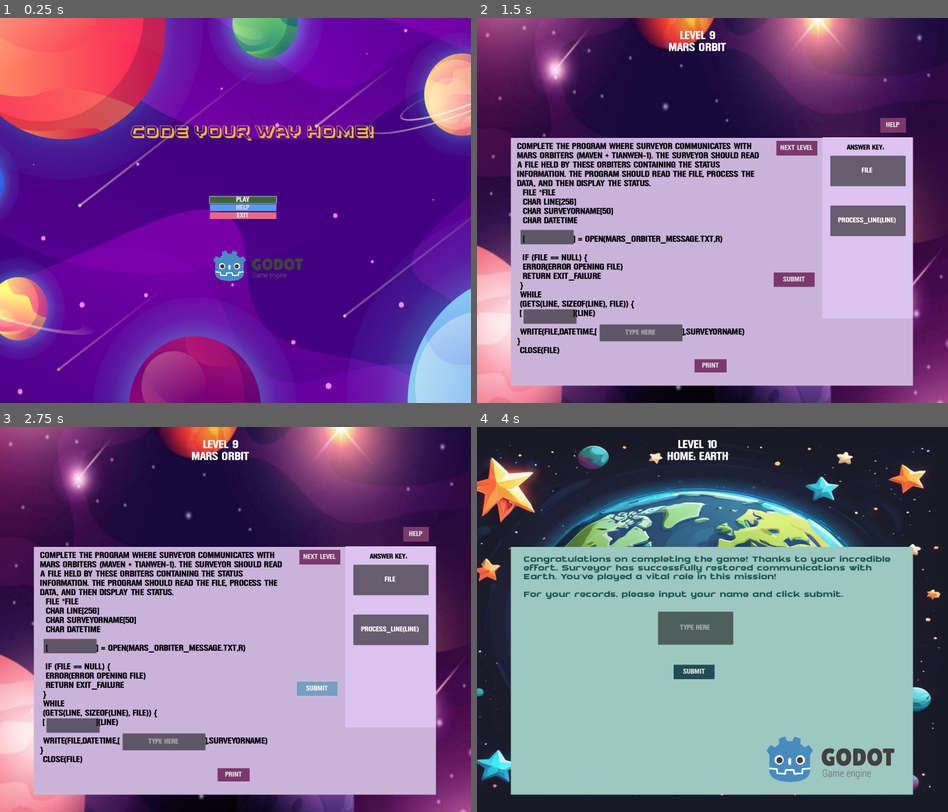
Above: before the commit, frames 1-4 (two rows, left to right).
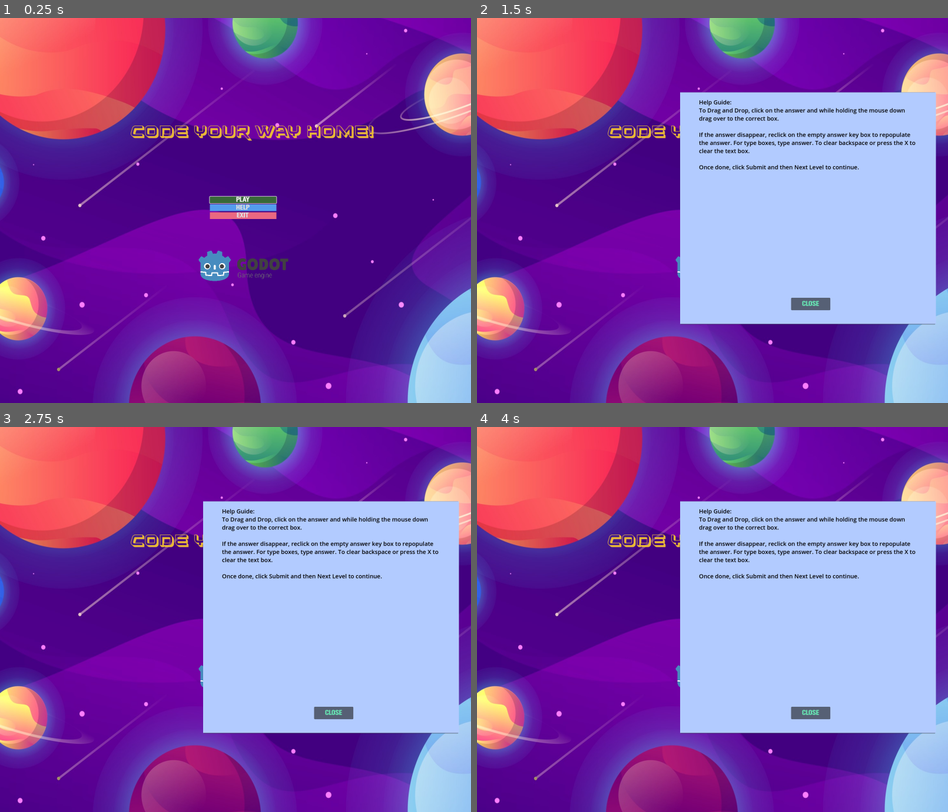
Above: after the commit, the same moments.

Repository: amenaly/SeniorProjectGame
Game: Godot game, scene res://menu.tscn
Same seed, same stepped clock (60 frames per second), same inputs: the game is played once before the commit and once after it.
Inputs (mouse positions are in pixels of both pictures, inside the frame that each line leads up to):
- Up to frame 1 (0.25 s): no input
- Up to frame 2 (1.5 s): click "Help" at 0.5 s; click "Play" at 1.25 s
- Up to frame 3 (2.75 s): click (315, 688) at 2 s, where only the run before the commit has a clickable "Submit"
- Up to frame 4 (4 s): click (721, 607) at 2.75 s, where only the run after the commit has a clickable "Play"; click (797, 557) at 3.5 s, where only the run before the commit has a clickable "Next Level"

The runs differ from the first frame. In frame 1, 0.8% of the frame differs, in the area x 42-65%, y 60-69%; in frame 2, 100%, in the area x 0-100%, y 0-100%; in frame 3, 100%; in frame 4, 100%.

Commit message:
Levels Update
Update to JSON files and formatting. Update to box locations.

Diff:
--- a/JsonFiles/Level10.json
+++ b/JsonFiles/Level10.json
@@ -2,19 +2,21 @@
   "questions": [
 	{
 	  "sentence": "Complete the program where Surveyor stores Earth coordinates using pointers and prints out the direction to point towards Earth.
+
 		int main()
 		double earthLatitude, earthLongitude
 		double ptrLatitude, ptrLongitude
 
-		ptrLatitude = [       ]
-		ptrLongitude = earthLongitude
+		   ptrLatitude =
+		   ptrLongitude = earthLongitude
 
-	ptrLatitude = 34°
-		ptrLongitude = 180°
+		   ptrLatitude = 34°
+		   ptrLongitude = 180°
 
 	PRINT(Earth Coordinates:)
-		PRINT(Latitude:,ptrLatitude)
-		PRINT(Longitude:,[       ])
+	PRINT(Latitude:,ptrLatitude)
+
+	PRINT(Longitude:,       )
 	PRINT(Direction to point towards Earth: Straight ahead)
 
 	return 0",
--- a/JsonFiles/Level11.json
+++ b/JsonFiles/Level11.json
@@ -2,6 +2,7 @@
   "questions": [
 	{
 	  "sentence": "Complete the program where Surveyor communicates with Mars orbiters (Maven + Tianwen-1). The Surveyor should read a file held by these orbiters containing the status  information. The program should read the file, process the data, and then display the status.
+
 	  FILE *file
 	  char line[256]
 	  char SurveyorName[50]
@@ -9,16 +10,16 @@
 
 	  [      ] = OPEN(mars_orbiter_message.txt,r)
 
-	  if (file == NULL) {
-	  error(Error opening file)
-	  return EXIT_FAILURE
- }
-	 while
-	 (GETS(line, sizeof(line), file)) {
-	 [       ](line)
+	  IF file == NULL
+	  	   ERROR(Error opening file)
+	  	   RETURN EXIT_FAILURE
+
+	  WHILE
+	  	   (GETS(line, sizeof(line), file))
+	  	   [        ](line)
 
 	 WRITE(file,datetime,[        ],SurveyorName)
-}
+
 	 CLOSE(file)",
 	  "answers":["FILE","process_line(line)"]
 	}
--- a/JsonFiles/Level7.json
+++ b/JsonFiles/Level7.json
@@ -9,13 +9,13 @@
 	  PRINT(Enter the names of 5 objects:)
 
 	  FOR i = 0 to 4 by 1
-	   PRINT(Enter name of objects [i+1]: )
-	   GET        , objects[i]
+		   PRINT(Enter name of objects [i+1]: )
+		   GET        , objects[i]
 
 
 	  PRINT(Names of object entered)
 	  FOR i = 0 to 4 by 1
-	   PRINT
+		   PRINT
 	  ",
 	  "answers": ["objects[i]", "-"]
 	}
--- a/JsonFiles/Question2.json
+++ b/JsonFiles/Question2.json
@@ -12,17 +12,17 @@
 
 		double distanceFromEarth;
 
-		satellite_Name =
-		years_Travel   =  15
-		distanceFromEarth = 3.17
+		   satellite_Name =
+		   years_Travel   =  15
+		   distanceFromEarth = 3.17
 
-		printf(Satellite:, satellite_Name)
+		PRINT Satellite:, satellite_Name
 
 
 
-		printf(Distance from Earth:, distanceFromEarth,billion mi)",
+		PRINT(Distance from Earth:, distanceFromEarth,billion mi)",
 
-	  "answers": ["int", "Surveyor", "printf(Years in Space, years_Travel)"]
+	  "answers": ["int", "Surveyor", "PRINT Years in Space, years_Travel"]
 			}
   ]
 }
--- a/JsonFiles/Question2b.json
+++ b/JsonFiles/Question2b.json
@@ -8,13 +8,13 @@
 		   distance_totravelEarth  = 3.17 billion mi *To Earth
 		   distance_left = [      ]  - distance_totravelEarth
 
-		   printf(Distance between Surveyor and Earth: distance_left_to_travel)
+		   PRINT(Distance between Surveyor and Earth: distance_left_to_travel)
 
 		   #Calculate Satellite Distance forumla time = distance/speed of light
 		   speed_of_light = 186000 miles per second
 		   time_to_reach_earth = [       ] * 16000 seconds /   [        ]
 
-		   printf(Time for Signal Reach Earth: [         ] seconds)
+		   PRINT(Time for Signal Reach Earth: [         ] seconds)
 
 		   ",
 	  "answers": ["distance_left", "speed_of_light", "time_to_reach_earth", "distance_orbit"]
--- a/JsonFiles/Question3.json
+++ b/JsonFiles/Question3.json
@@ -9,15 +9,15 @@
 		   char  variable3
 
 
-		   printf(Enter number:)
-		   GET([        ],variable1 )
+		   PRINT(Enter number:)
+		   GET[        ],variable1
 
 
-		   print(Enter Float:)
-		   [      ]([         ],variable2)
+		   PRINT(Enter Float:)
+		   [      ] [        ],variable2
 
-		   printf(Enter Char)
-		   GET([        ],[       ])
+		   PRINT(Enter Char)
+		   GET[        ],[       ]
 		   ",
 
 	  "answers": ["variable3","GET()","-"]
--- a/JsonFiles/Question4.json
+++ b/JsonFiles/Question4.json
@@ -6,24 +6,25 @@
 		  char satelliteStatus
 		  int active
 
-		  PRINT(Enter the satellite's status (A for Active, I for Inactive)
-		  GET([       ], &satelliteStatus)
+		 PRINT(Enter the satellite's status (A for Active, I for Inactive)
+		  GET [       ], &satelliteStatus
 
 		SWITCH [      ]
-				CASE 'A':
-					PRINT(Satellite is active and operational)
-					SET active = 1
-					BREAK
-				CASE 'I':
-					PRINT(Satellite is inactive. Rebooting...)
-					SET active = 0
-					BREAK
-				DEFAULT:
-					[     ](Satellite not in range. Please get closer!)
-					SET active = 0
-					BREAK",
+			 CASE A:
+				   PRINT(Satellite is active and operational)
+					   SET active = 1
+					   BREAK
+			 [       ]
+				   PRINT(Satellite is inactive. Rebooting...)
+					   SET active = 0
+					   BREAK
+			 DEFAULT:
 
-	  "answers": ["-","satelliteStatus","PRINT"]
+				   [      ](Satellite not in range. Please get closer!)
+					   SET active = 0
+					   BREAK",
+
+	  "answers": ["PRINT","Case I:","satelliteStatus"]
 	}
   ]
 }
--- a/JsonFiles/Question5.json
+++ b/JsonFiles/Question5.json
@@ -5,17 +5,18 @@
 
 		  char satelliteStatus = A
 
-		  PRINT(Enter the satellite's status (A for Active, I for Inactive)
-		  GET([       ], &satelliteStatus)
+		 PRINT(Enter the satellite's status (A for Active, I for Inactive)
+		  GET[       ], &satelliteStatus
 
-		  IF(satelliteStatus == A)
-		  	PRINT(Satellite is active and operational! Communication Restore!)
+		  IF satelliteStatus == A
+		  	   PRINT(Satellite is active and operational!
+				   	   Communication Restore!)
 
-		  ELSE IF([       ] == I)
-			PRINT(Satellite is inactive, starting rebooting!)
+		  ELSE IF[       ] == I
+		  	   PRINT(Satellite is inactive, starting rebooting!)
 
 		  ELSE
-		   [       ](Satellite is NOT IN RANGE! Please get closer)",
+		  	   [       ](Satellite is NOT IN RANGE! Please get closer)",
 
 	  "answers": ["%c","satelliteStatus","PRINT"]
 	}
--- a/JsonFiles/Question6.json
+++ b/JsonFiles/Question6.json
@@ -4,28 +4,27 @@
 	  "sentence":"Form a function to check the Satellite Cassini status and manage operations.
 
 		[       ]satelliteStatus(status)
-			// satelliteStatus
+			// satelliteStatus CODE
 
 		FUNCTION manageSatellite
 		  WHILE TRUE
 			SET status = I
 
-			[     ]satelliteStatus(status)
+			[      ]satelliteStatus(status)
 			IF status == 'A' THEN
-					SET active = 1
+			  SET active = 1
 				ELSE
-					SET active = 0
+				   SET active = 0
 			  SET inRange = 1
-	   			 IF Active == 0 THEN
-					PRINT(Rebooting satellite...)
-				 SET status = 'A'
-				 IF inRange == 0 THEN
+			IF Active == 0
+			   PRINT Rebooting satellite...
+			   SET status = 'A'
+			IF inRange == 0
 
-		   		 [     ](Getting closer to the satellite...)
-				 SET inRange = 1
-
-			 IF active == 1 AND inRange == 1 THEN
-			PRINT(Satellite is active and in range)",
+			[      ]Getting closer to the satellite...
+			  SET inRange = 1
+			IF active == 1 AND inRange == 1 THEN
+			   PRINT Satellite is active and in range ",
 
 	  "answers": ["PRINT","CALL","FUNCTION"]
 	}
--- a/Level10.tscn
+++ b/Level10.tscn
@@ -95,17 +95,17 @@
 metadata/_edit_use_anchors_ = true
 
 [node name="Text1" parent="." instance=ExtResource("4_wntba")]
-offset_left = 338.0
+offset_left = 356.0
 offset_top = 684.0
-offset_right = 516.0
+offset_right = 534.0
 offset_bottom = 732.0
 metadata/_edit_use_anchors_ = true
 
 [node name="Text2" parent="." instance=ExtResource("4_wntba")]
-offset_left = 377.0
-offset_top = 983.0
-offset_right = 555.0
-offset_bottom = 1031.0
+offset_left = 366.0
+offset_top = 1008.0
+offset_right = 544.0
+offset_bottom = 1056.0
 metadata/_edit_use_anchors_ = true
 
 [node name="SubmitButton" type="Button" parent="."]
--- a/Level11.tscn
+++ b/Level11.tscn
@@ -102,18 +102,17 @@
 metadata/_edit_use_anchors_ = true
 
 [node name="Text2" parent="." instance=ExtResource("4_3q73h")]
-offset_left = 154.0
-offset_top = 739.0
-offset_right = 332.0
-offset_bottom = 787.0
+offset_left = 160.0
+offset_top = 771.0
+offset_right = 338.0
+offset_bottom = 819.0
 metadata/_edit_use_anchors_ = true
 
 [node name="Text3" parent="." instance=ExtResource("4_3q73h")]
-offset_left = 164.0
-offset_top = 1013.0
-offset_right = 342.0
-offset_bottom = 1061.0
-metadata/_edit_use_anchors_ = true
+offset_left = 198.0
+offset_top = 1039.0
+offset_right = 492.0
+offset_bottom = 1087.0
 
 [node name="SubmitButton" type="Button" parent="."]
 offset_left = 1021.0
@@ -163,9 +162,9 @@
 
 [node name="WriteInput" parent="." instance=ExtResource("5_rtxho")]
 offset_left = 426.0
-offset_top = 1065.0
+offset_top = 1089.0
 offset_right = 706.0
-offset_bottom = 1113.0
+offset_bottom = 1137.0
 
 [node name="errorlabel2" type="Label" parent="."]
 offset_left = 875.0
--- a/Level1_2.tscn
+++ b/Level1_2.tscn
@@ -118,7 +118,7 @@
 offset_left = 173.0
 offset_top = 779.0
 offset_right = 337.0
-offset_bottom = 915.0
+offset_bottom = 926.0
 
 [node name="LargeText2" parent="." instance=ExtResource("5_hb1y2")]
 offset_left = 174.0
@@ -131,7 +131,7 @@
 offset_top = 456.0
 offset_right = 1198.0
 offset_bottom = 575.0
-theme_override_colors/font_color = Color(0.937255, 0, 0, 1)
+theme_override_colors/font_color = Color(0.243137, 0.172549, 0.388235, 1)
 theme_override_fonts/font = ExtResource("2_sdl33")
 autowrap_mode = 3
 
--- a/Level2.tscn
+++ b/Level2.tscn
@@ -104,28 +104,27 @@
 metadata/_edit_use_anchors_ = true
 
 [node name="Text1" parent="." instance=ExtResource("4_2g16j")]
-offset_left = 388.0
-offset_top = 822.0
-offset_right = 566.0
-offset_bottom = 870.0
+offset_left = 405.0
+offset_top = 830.0
+offset_right = 583.0
+offset_bottom = 878.0
 size_flags_horizontal = 4
 metadata/_edit_use_anchors_ = true
 
 [node name="Text2" parent="." instance=ExtResource("4_2g16j")]
-offset_left = 148.0
-offset_top = 693.0
-offset_right = 316.0
-offset_bottom = 737.0
+offset_left = 144.0
+offset_top = 710.0
+offset_right = 312.0
+offset_bottom = 754.0
 size_flags_horizontal = 4
 metadata/_edit_use_anchors_ = true
 
 [node name="Text3" parent="." instance=ExtResource("4_2g16j")]
 offset_left = 178.0
 offset_top = 1007.0
-offset_right = 417.0
+offset_right = 483.0
 offset_bottom = 1101.0
 size_flags_horizontal = 4
-metadata/_edit_use_anchors_ = true
 
 [node name="SubmitButton" type="Button" parent="."]
 offset_left = 1021.0
--- a/Level3.tscn
+++ b/Level3.tscn
@@ -121,20 +121,20 @@
 [node name="Input1" parent="." instance=ExtResource("4_5xq2i")]
 offset_left = 278.0
 offset_top = 787.0
-offset_right = 516.0
+offset_right = 532.0
 offset_bottom = 842.0
 
 [node name="Text3" parent="." instance=ExtResource("4_110nl")]
-offset_left = 588.0
+offset_left = 581.0
 offset_top = 1003.0
-offset_right = 790.0
+offset_right = 783.0
 offset_bottom = 1062.0
 metadata/_edit_use_anchors_ = true
 
 [node name="Text2" parent="." instance=ExtResource("4_110nl")]
-offset_left = 196.0
+offset_left = 202.0
 offset_top = 918.0
-offset_right = 398.0
+offset_right = 404.0
 offset_bottom = 977.0
 metadata/_edit_use_anchors_ = true
 
@@ -190,11 +190,11 @@
 [node name="InputBox" parent="." instance=ExtResource("4_5xq2i")]
 offset_left = 434.0
 offset_top = 911.0
-offset_right = 672.0
+offset_right = 693.0
 offset_bottom = 966.0
 
 [node name="InputBox2" parent="." instance=ExtResource("4_5xq2i")]
-offset_left = 306.0
+offset_left = 273.0
 offset_top = 1007.0
 offset_right = 544.0
 offset_bottom = 1062.0
--- a/Level4.gd
+++ b/Level4.gd
@@ -40,7 +40,7 @@
 	load_question(0) #Call function
 
 	# Initialize drop boxes
-	drop_boxes = [$InputBox/Panel/Label, $Text1/Panel/Label, $Text4/Panel/Label]
+	drop_boxes = [$InputBox/Panel/Label, $Text1/Panel/Label, $Text4/Panel/Label, $Text5/Panel/Label]
 
 	#Load from JSON file
 func load_level_data(file_path: String):
--- a/Level4.tscn
+++ b/Level4.tscn
@@ -102,23 +102,30 @@
 
 [node name="Text1" parent="." instance=ExtResource("4_o1rem")]
 offset_left = 240.0
-offset_top = 777.0
+offset_top = 756.0
 offset_right = 418.0
-offset_bottom = 825.0
+offset_bottom = 804.0
 metadata/_edit_use_anchors_ = true
 
 [node name="Text4" parent="." instance=ExtResource("4_o1rem")]
-offset_left = 145.0
-offset_top = 1100.0
-offset_right = 323.0
-offset_bottom = 1148.0
+offset_left = 167.0
+offset_top = 1092.0
+offset_right = 345.0
+offset_bottom = 1140.0
+metadata/_edit_use_anchors_ = true
+
+[node name="Text5" parent="." instance=ExtResource("4_o1rem")]
+offset_left = 159.0
+offset_top = 906.0
+offset_right = 337.0
+offset_bottom = 954.0
 metadata/_edit_use_anchors_ = true
 
 [node name="InputBox" parent="." instance=ExtResource("5_l3202")]
 offset_left = 226.0
-offset_top = 714.0
+offset_top = 687.0
 offset_right = 402.0
-offset_bottom = 754.0
+offset_bottom = 727.0
 
 [node name="SubmitButton" type="Button" parent="."]
 offset_left = 1021.0
--- a/Level5.tscn
+++ b/Level5.tscn
@@ -96,23 +96,23 @@
 
 [node name="Text1" parent="." instance=ExtResource("4_orvt5")]
 offset_left = 255.0
-offset_top = 961.0
+offset_top = 946.0
 offset_right = 433.0
-offset_bottom = 1009.0
+offset_bottom = 994.0
 metadata/_edit_use_anchors_ = true
 
 [node name="Text2" parent="." instance=ExtResource("4_orvt5")]
-offset_left = 232.0
-offset_top = 725.0
-offset_right = 410.0
-offset_bottom = 773.0
+offset_left = 215.0
+offset_top = 710.0
+offset_right = 393.0
+offset_bottom = 758.0
 metadata/_edit_use_anchors_ = true
 
 [node name="Text4" parent="." instance=ExtResource("4_orvt5")]
-offset_left = 191.0
-offset_top = 1100.0
-offset_right = 369.0
-offset_bottom = 1148.0
+offset_left = 195.0
+offset_top = 1111.0
+offset_right = 373.0
+offset_bottom = 1159.0
 metadata/_edit_use_anchors_ = true
 
 [node name="SubmitButton" type="Button" parent="."]
--- a/Level6.tscn
+++ b/Level6.tscn
@@ -88,23 +88,23 @@
 metadata/_edit_use_anchors_ = true
 
 [node name="Text1" parent="." instance=ExtResource("4_116ut")]
-offset_left = 175.0
-offset_top = 1102.0
-offset_right = 353.0
-offset_bottom = 1150.0
+offset_left = 145.0
+offset_top = 1093.0
+offset_right = 323.0
+offset_bottom = 1141.0
 metadata/_edit_use_anchors_ = true
 
 [node name="Text2" parent="." instance=ExtResource("4_116ut")]
-offset_left = 154.0
+offset_left = 146.0
 offset_top = 739.0
-offset_right = 332.0
+offset_right = 324.0
 offset_bottom = 787.0
 metadata/_edit_use_anchors_ = true
 
 [node name="Text3" parent="." instance=ExtResource("4_116ut")]
-offset_left = 140.0
+offset_left = 146.0
 offset_top = 507.0
-offset_right = 318.0
+offset_right = 324.0
 offset_bottom = 555.0
 metadata/_edit_use_anchors_ = true
 
--- a/Lvl1Questions.json
+++ b/Lvl1Questions.json
@@ -1,29 +1,31 @@
 {
 "questions": [
 {
- 	"sentence":"Complete the Task list below by filling in the blanks.
-		 print Step 1: Initialize system....
-			InitializedSystem()...
-	 print Step 2: Check Satellite Status...
-			status <-
+"sentence":"Complete the Task list below by filling in the blanks.
 
-			IF status == OK THEN
-	print  Step 3: Align Antenna
-			position <- Get
-			target <- Get
-			AlignAntenna(position,          )
+int SatelliteStatus()
+	IF status == OK THEN
+	   PRINT (Step 1: Initialize system....)
+	  	   InitializedSystem()...
+	   PRINT (Step 2: Check Satellite Status...)
+	  	   status =
 
- 	print   Step 4: Establish Communication Link
-			success <- EstablishCommunicationLink()
-			IF success THEN
- 	print   Step 5: Authenticate Connection
- 	print   Step 6: Test Communication Link
-				linkTest <- TestCommunicationLink()
+	   PRINT (Step 3: AlignAntenna)
+	  	   position = Get[position]
+	  	   target = Get[target]
+	  	   AlignAntenna(position,        )
 
-				IF linkTest IS          THEN
- 	print   Step 7: Activate Operational Mode
-					ActivateOperationalMode()",
-	"answers" : ["SatelliteStatus()", "target", "success"]
+	   PRINT (Step 4: Establish Communication Link)
+	  	   success = EstablishCommunicationLink()
+
+	   PRINT (Step 5: Authenticate Connection)
+	   PRINT (Step 6: Test Communication Link)
+	  	   linkTest = TestCommunicationLink()
+
+	IF linkTest IS        THEN
+		   PRINT (Step 7: Activate Operational Mode)
+		  	   ActivateOperationalMode()",
+	"answers" : ["OK", "SatelliteStatus()", "target"]
 }
 ]
 }
--- a/Lvl1_2Questions.json
+++ b/Lvl1_2Questions.json
@@ -3,22 +3,22 @@
 {
  	"sentence": "
 	Arrange the code to form the ACSII Text Image!
-	printf( _ _/);
-	printf( / // //);
-	printf( / ///);
+	PRINT( _ _/);
+	PRINT( / // //);
+	PRINT( / ///);
 		 	END",
 	"answers": ["printf( | |/);
-			printf( | __ |);
-			printf( | |__| |);",
-			"printf( /||||//);
-			printf( / |||| //);
-			printf( / |||| //);
-			printf( / |||| //);",
-			"printf( / /);
-			printf( /__//__/);
-			printf(/ |||| /);
-			printf(/ |||| /);
-			printf(/ |||| /);"]
+			PRINT( | __ |);
+			PRINT( | |__| |);",
+			"PRINT( /||||//);
+			PRINT( / |||| //);
+			PRINT( / |||| //);
+			PRINT( / |||| //);",
+			"PRINT( / /);
+			PRINT( /__//__/);
+			PRINT(/ |||| /);
+			PRINT(/ |||| /);
+			PRINT(/ |||| /);"]
 }
 ]
 }
--- a/Menu.gd
+++ b/Menu.gd
@@ -1,14 +1,19 @@
 extends Control
+var text_to_show : String = "Help Guide:\nTo Drag and Drop, click on the answer and while holding the mouse down drag over to the correct box.
+\nIf the answer disappear, reclick on the empty answer key box to repopulate the answer. For type boxes, type answer. To clear backspace or press the X to clear the text box.
+\nOnce done, click Submit and then Next Level to continue."
 
 #control with mouse
 func _ready():
 	$VBoxContainer/PLayer.grab_focus()
 
 func _on_p_layer_pressed():
-	get_tree().change_scene_to_file("res://Level11.tscn")
+	get_tree().change_scene_to_file("res://level1_2.tscn")
 
 func _on_option_pressed():
-	pass # Replace with function body.
+	var new_pop_up = preload("res://PopUp.tscn").instantiate()
+	new_pop_up.text_to_show = text_to_show
+	add_child(new_pop_up)
 
 func _on_exit_pressed():
 	get_tree().quit()
--- a/level1.tscn
+++ b/level1.tscn
@@ -111,24 +111,24 @@
 metadata/_edit_use_anchors_ = true
 
 [node name="TextLvl1" parent="." instance=ExtResource("4_g2mfi")]
-offset_left = 310.0
-offset_top = 538.0
-offset_right = 512.0
-offset_bottom = 593.0
+offset_left = 371.0
+offset_top = 629.0
+offset_right = 573.0
+offset_bottom = 684.0
 metadata/_edit_use_anchors_ = true
 
 [node name="TextLvl2" parent="." instance=ExtResource("4_g2mfi")]
-offset_left = 373.0
-offset_top = 988.0
-offset_right = 575.0
-offset_bottom = 1047.0
+offset_left = 396.0
+offset_top = 1065.0
+offset_right = 598.0
+offset_bottom = 1124.0
 metadata/_edit_use_anchors_ = true
 
 [node name="TextLvl3" parent="." instance=ExtResource("4_g2mfi")]
-offset_left = 532.0
-offset_top = 722.0
-offset_right = 734.0
-offset_bottom = 781.0
+offset_left = 552.0
+offset_top = 780.0
+offset_right = 754.0
+offset_bottom = 839.0
 metadata/_edit_use_anchors_ = true
 
 [node name="errorlabel" type="Label" parent="."]
@@ -136,7 +136,7 @@
 offset_top = 456.0
 offset_right = 1198.0
 offset_bottom = 575.0
-theme_override_colors/font_color = Color(0.937255, 0, 0, 1)
+theme_override_colors/font_color = Color(0.244065, 0.170878, 0.387159, 1)
 theme_override_fonts/font = ExtResource("2_ej3b7")
 autowrap_mode = 3
 metadata/_edit_use_anchors_ = true
--- a/menu.tscn
+++ b/menu.tscn
@@ -108,12 +108,13 @@
 
 [node name="TextureRect2" type="TextureRect" parent="."]
 layout_mode = 0
-offset_left = 718.0
+offset_left = 667.0
 offset_top = 786.0
-offset_right = 1059.0
+offset_right = 1008.0
 offset_bottom = 923.0
 texture = ExtResource("4_uwdmx")
 expand_mode = 1
+metadata/_edit_use_anchors_ = true
 
 [connection signal="pressed" from="VBoxContainer/PLayer" to="." method="_on_p_layer_pressed"]
 [connection signal="pressed" from="VBoxContainer/Option" to="." method="_on_option_pressed"]
Not shown: 1 places in Level10.tscn that only renumber resources
Not shown: 1 places in Level11.tscn that only renumber resources
Not shown: 1 places in Level4.tscn that only renumber resources
Not shown: 1 places in Level6.tscn that only renumber resources
